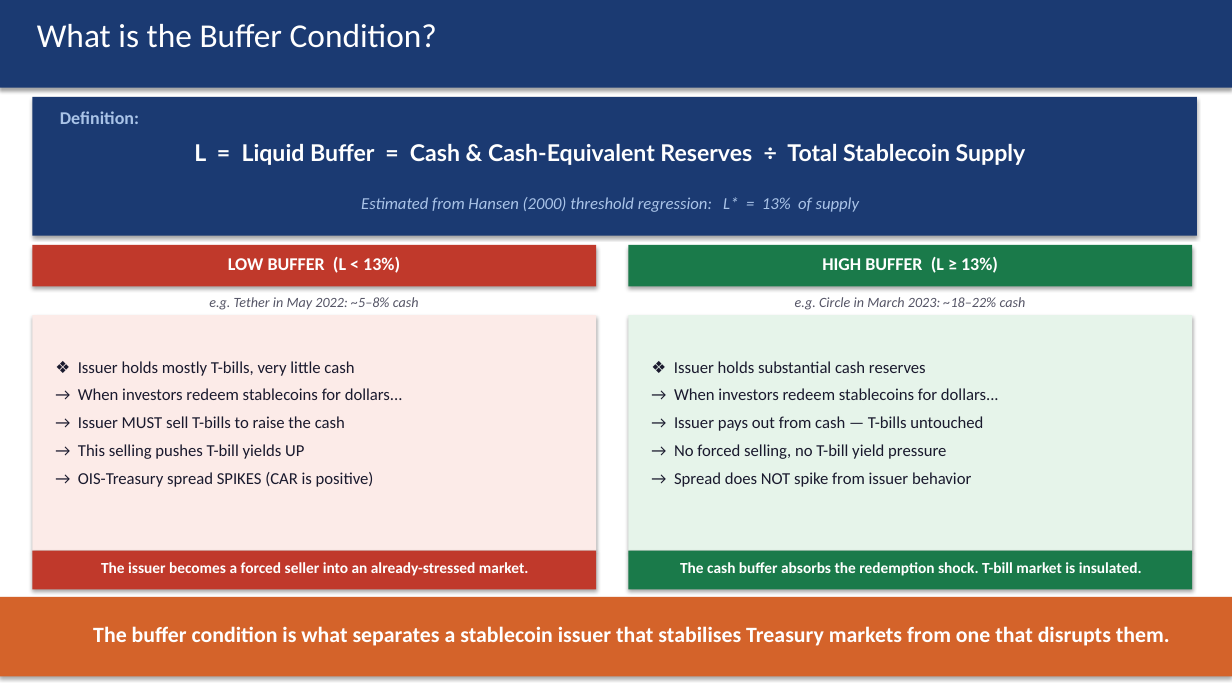
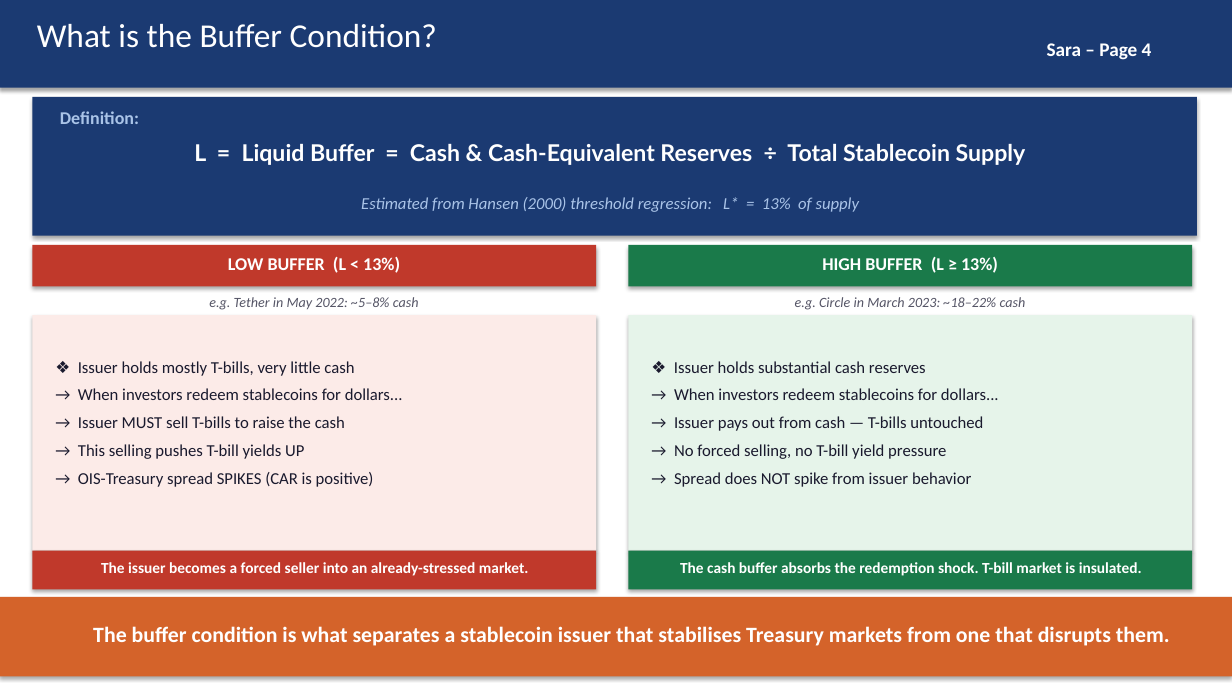
Before and after one commit to kimmireu0921/Stablecoins-and-the-Exorbitant-Privilege, a slide deck: slide 4 of presentations/0526_Stablecoin_Exorbitant_Privilege.pptx. Drawn at 1232x693 pixels with LibreOffice and Linux fonts; fonts in the diff are those of the drawing. Boxes give left, top, right and bottom in pixels: in the first picture for what was removed or moved away, otherwise in the second. Text is boxed around its words. In the diff, an @@ line names an element or a change of style, - is before the commit and + after.

```diff
--- a/presentations/0526_Stablecoin_Exorbitant_Privilege.pptx
+++ b/presentations/0526_Stablecoin_Exorbitant_Privilege.pptx
@@ text added at <box>1047,43,1152,60</box>, 15 pt, text #FFFFFF, bold @@
+Sara – Page 4
```
Also in this commit, not shown: 7 other slides changed, 1 slide added.
